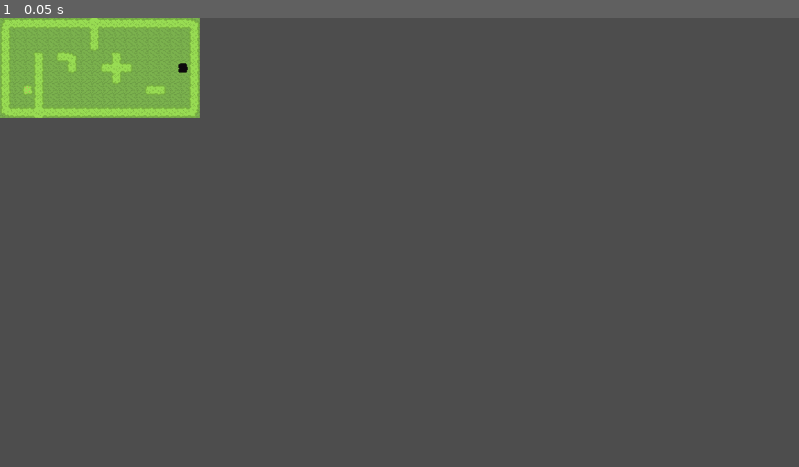
Above: before the commit, frame 1.
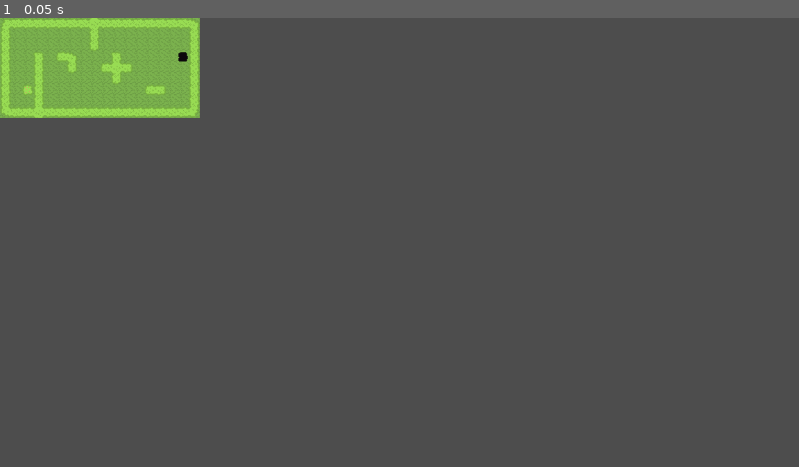
Above: after the commit, the same moment.

Repository: uvaprol/BoxPusher
Game: Godot game, scene res://Scenes/world.tscn
The game is run twice, just before and just after one commit, with the same random seed, the same clock (stepped at 60 frames per second) and the same inputs.
Inputs:
- Up to frame 1 (0.05 s): no input

The runs differ from the first frame. In frame 1, less than 0.1% of the frame differs, in the area x 22-24%, y 7-13%.

Commit message:
три слова UPDATE

Diff:
--- a/boxpusher/Scenes/tile_map.gd
+++ /dev/null
@@ -1 +0,0 @@
-extends TileMap
--- a/boxpusher/Scenes/world.tscn
+++ b/boxpusher/Scenes/world.tscn
@@ -38,6 +38,8 @@
 tile_set = SubResource("TileSet_dwbse")
 rendering_quadrant_size = 64
 format = 2
-layer_0/tile_data = PackedInt32Array(0, 0, 0, 65536, 0, 0, 1 …(1914 unchanged characters)… 5552, 0, 0, 131088, 0, 0, 196624, 0, 0, 262160, 1, 0, 327696, 0, 0, 393232, 0, 0, 458768, 0, 0, 524304, 0, 0, 17, 0, 0, 65553, 0, 0, 131089, 0, 0, 196625, 0, 0, 262161, 0, 0, 327697, 0, 0, 393233, 0, 0, 458769, 0, 0, 524305, 0, 0)
+layer_0/tile_data = PackedInt32Array(0, 0, 0, 65536, 0, 0, 1 …(1914 unchanged characters)… 5552, 0, 0, 131088, 0, 0, 196624, 0, 0, 327696, 0, 0, 393232, 0, 0, 458768, 0, 0, 524304, 0, 0, 17, 0, 0, 65553, 0, 0, 131089, 0, 0, 196625, 0, 0, 262161, 0, 0, 327697, 0, 0, 393233, 0, 0, 458769, 0, 0, 524305, 0, 0, 262160, 0, 0)
 layer_1/name = "Layer1"
 layer_1/tile_data = PackedInt32Array(65536, 196610, 0, 131072, 196610, 0, 196608, 196610, 0, 262144, 196610, 0, 327680, …(1123 unchanged characters)…
+layer_2/name = "Layer2"
+layer_2/tile_data = PackedInt32Array(196624, 1, 0)
--- a/boxpusher/tile_map.gd
+++ b/boxpusher/tile_map.gd
@@ -1 +1,3 @@
 extends TileMap
+
+print
